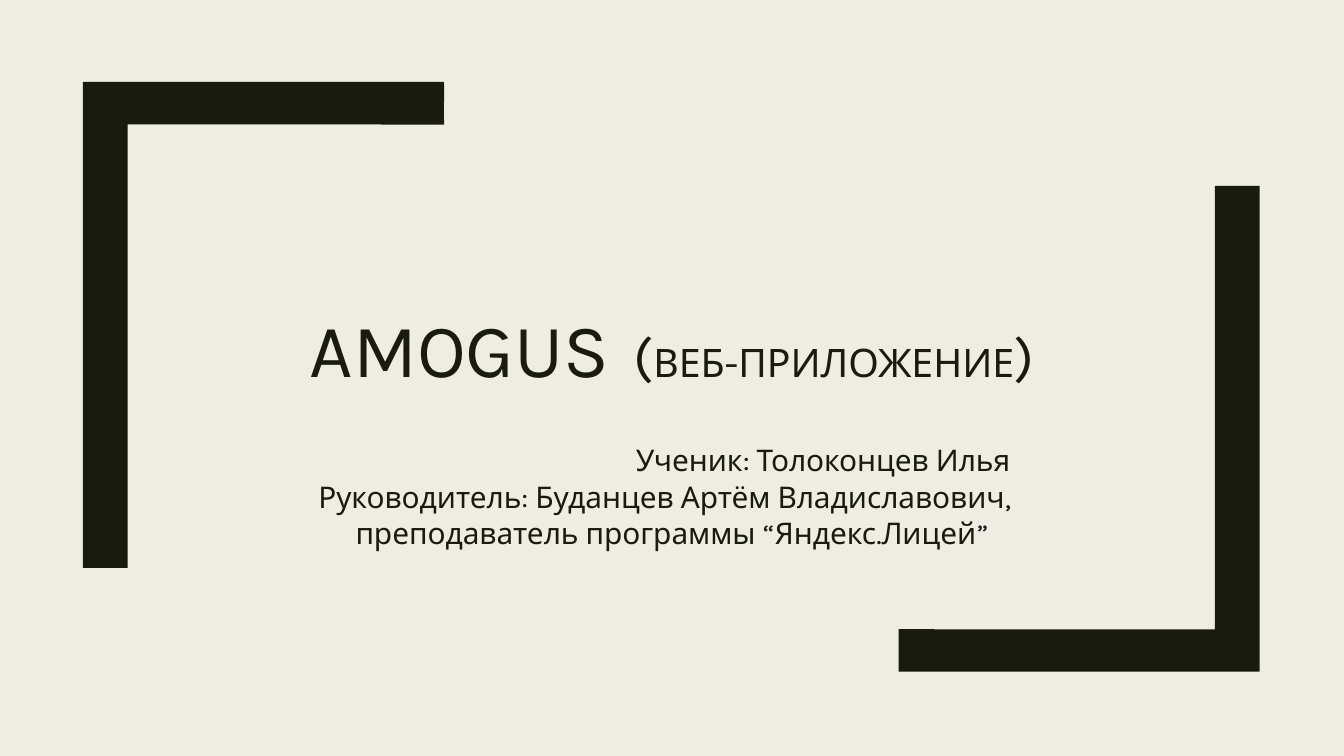
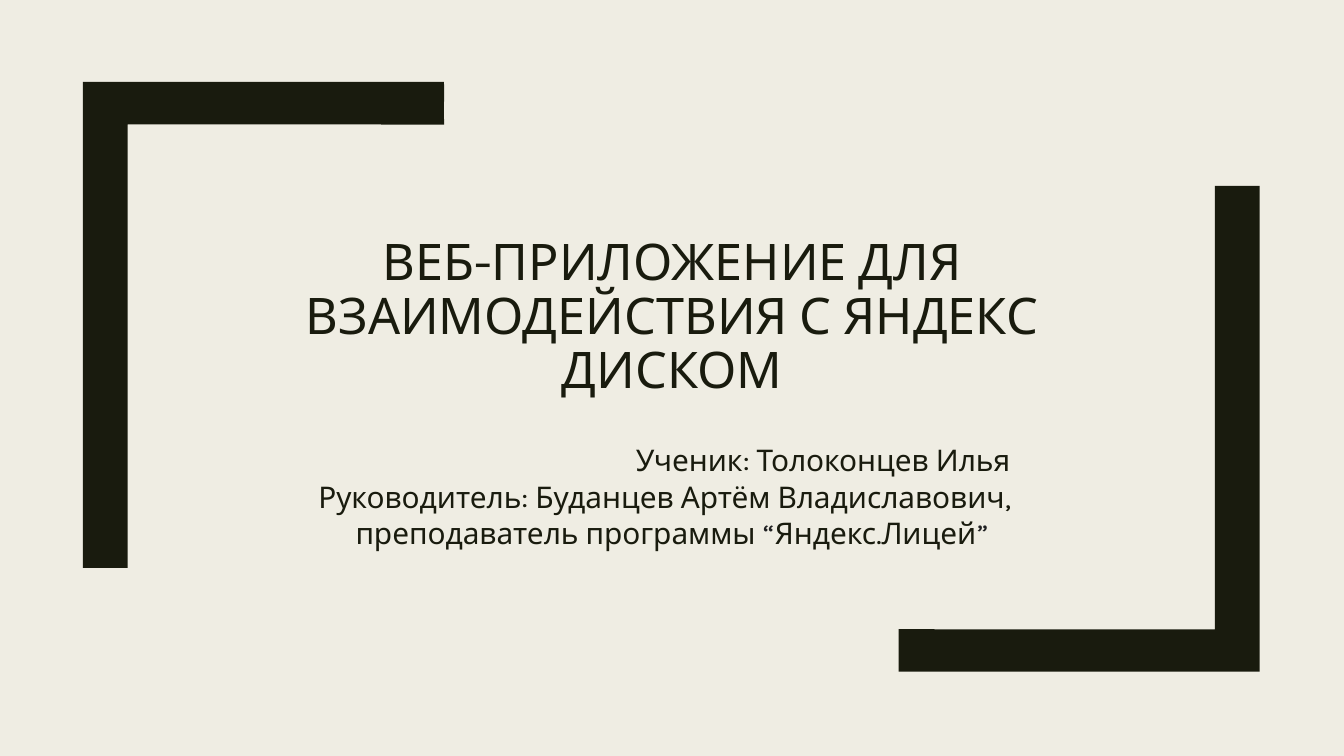
Before and after one commit to Unic0rn0s/WebProject, a slide deck: slide 1 of documents/Amogus (веб-приложение).pptx. Drawn at 1344x756 pixels with LibreOffice and Linux fonts; fonts in the diff are those of the drawing. Boxes give left, top, right and bottom in pixels: in the first picture for what was removed or moved away, otherwise in the second. Text is boxed around its words. In the diff, an @@ line names an element or a change of style, - is before the commit and + after.

```diff
--- a/documents/Amogus (веб-приложение).pptx
+++ b/documents/Amogus (веб-приложение).pptx
@@ title at (x1=306, y1=243, x2=1038, y2=398): text changed; size 28 to 36 pt @@
-AMOGUS (ВЕБ-ПРИЛОЖЕНИЕ)
+ВЕБ-ПРИЛОЖЕНИЕ ДЛЯ ВЗАИМОДЕЙСТВИЯ С ЯНДЕКС ДИСКОМ
```
